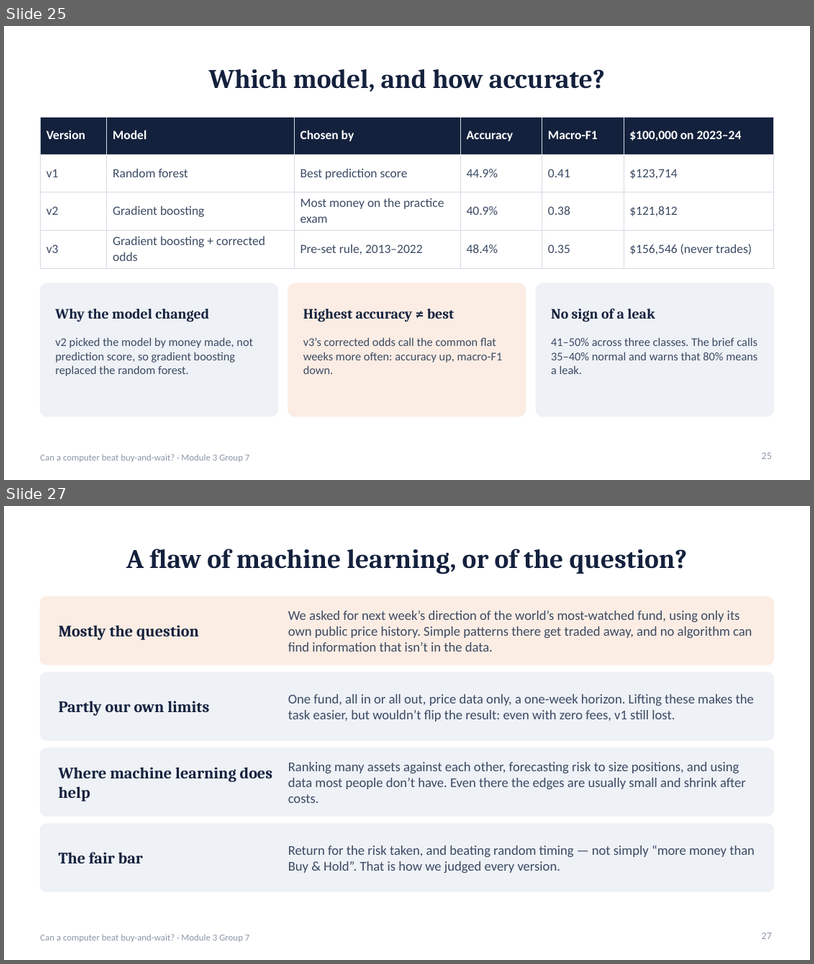
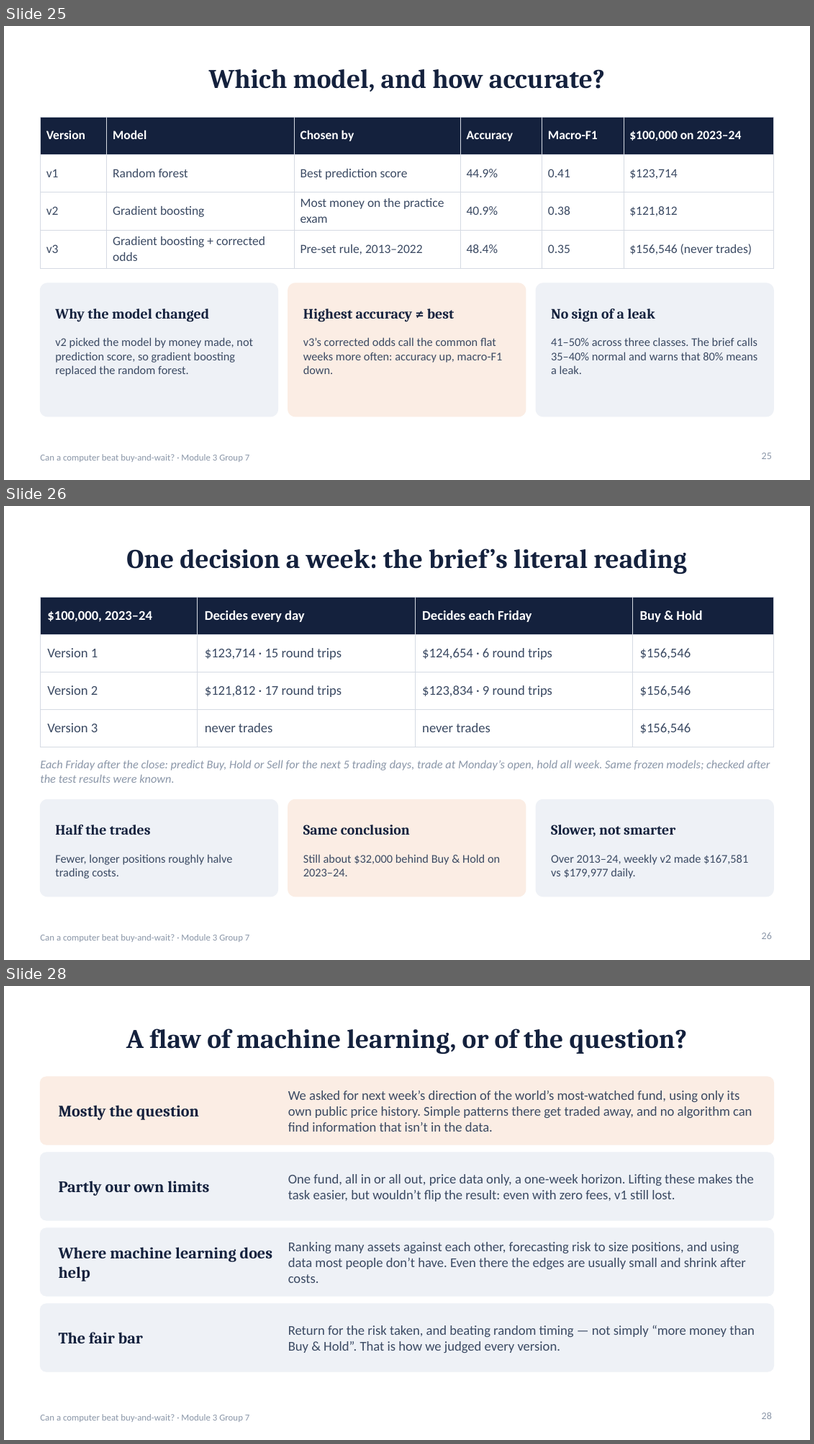
Before and after one commit to TKCH121/spy, a slide deck: presentation/SPY_Model_Presentation.pptx. Shown one above the other, each under a label of ours: slides 25 and 27 before the commit, slides 25, 26 and 28 after it; the slides between them are not shown. The pictures are 814x964 and 814x1444 pixels, drawn with LibreOffice and Linux fonts; fonts in the diff are those of the drawing. Boxes give left, top, right and bottom in pixels: in the first picture for what was removed or moved away, otherwise in the second. Text is boxed around its words. In the diff, an @@ line names an element or a change of style, - is before the commit and + after.

```diff
--- a/presentation/SPY_Model_Presentation.pptx
+++ b/presentation/SPY_Model_Presentation.pptx
@@ slide 26 added at <box>4,506,810,960</box>, background #FFFFFF; not listed: 1 template element that a slide beside it also shows @@
@@ title added at <box>126,548,687,574</box>, 32 pt, text #14213D, bold @@
+One decision a week: the brief’s literal reading
@@ table added at <box>40,597,774,736</box>, 4 rows, 4 columns @@
+$100,000, 2023–24 | Decides every day | Decides each Friday | Buy & Hold
+Version 1 | $123,714 · 15 round trips | $124,654 · 6 round trips | $156,546
+Version 2 | $121,812 · 17 round trips | $123,834 · 9 round trips | $156,546
+Version 3 | never trades | never trades | $156,546
@@ text added at <box>40,759,771,782</box>, 14 pt, text #8A96A8, italic @@
+Each Friday after the close: predict Buy, Hold or Sell for the next 5 trading days, trade at Monday’s open, hold all week. Same frozen models; checked after the test results were known.
@@ rounded rectangle added at <box>40,800,278,896</box>, fill #EEF1F6, outline #EEF1F6 1 pt @@
@@ rounded rectangle added at <box>288,800,526,896</box>, fill #FBEDE4, outline #FBEDE4 1 pt @@
@@ rounded rectangle added at <box>536,800,774,896</box>, fill #EEF1F6, outline #EEF1F6 1 pt @@
@@ text added at <box>55,824,151,834</box>, 17 pt, text #14213D, bold @@
+Half the trades
@@ text added at <box>304,824,410,834</box>, 17 pt, text #14213D, bold @@
+Same conclusion
@@ text added at <box>551,824,676,836</box>, 17 pt, text #14213D, bold @@
+Slower, not smarter
@@ text added at <box>55,854,233,878</box>, 14 pt, text #3B4A63 @@
+Fewer, longer positions roughly halve trading costs.
@@ text added at <box>304,854,500,876</box>, 14 pt, text #3B4A63 @@
+Still about $32,000 behind Buy & Hold on 2023–24.
@@ text added at <box>551,854,748,878</box>, 14 pt, text #3B4A63 @@
+Over 2013–24, weekly v2 made $167,581 vs $179,977 daily.
@@ page number added at <box>762,932,772,939</box>, 12 pt, text #8A96A8 @@
+26
@@ what was slide 27 is now slide 28 @@
@@ page number at <box>762,1412,772,1419</box>: text changed @@
-27
+28
```
Also in this commit, not shown: 6 slides changed, 8 other files.
